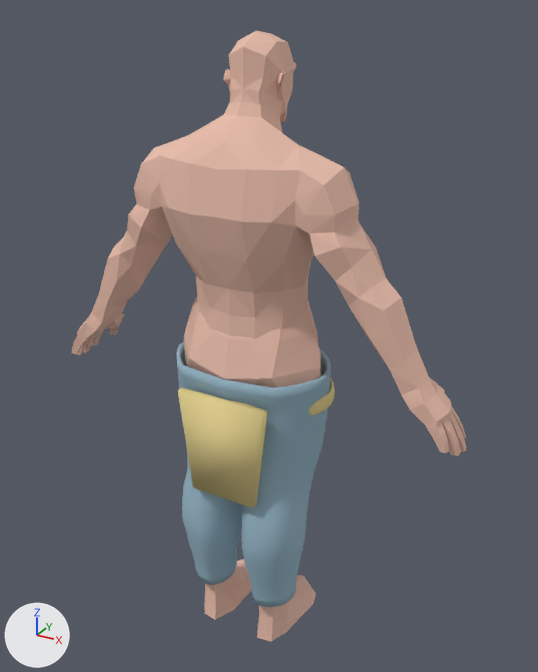
The Blender file SteveTheTroll-Blender/source/pants_v3.blend: old version first, new version second.
Both versions are drawn from a camera (50 mm lens) standing at (1.041, -1.804, 1.957) and looking at (0.023, 0.046, 1.032). Arrows for +X, +Y and +Z are at lower left; the lights stay in place. The first picture is the older version.

Before the edit, the objects in view are built like this:
```python
me_costumelegs = bpy.data.meshes.new('CostumeLegs')
me_costumelegs.from_pydata(...)  # 3480 vertices, 3478 faces; spans x -0.259..0.259, y -0.21..0.202, z 0.17..0.981
me_costumelegs.polygons.foreach_set('use_smooth', [True] * 3478)
# faces by material slot: [2746, 732]
me_costumelegs.materials.append(mat_plush_blue)  # greyish blue #95b5c5
me_costumelegs.materials.append(mat_straw_yellow)  # yellow #e7d490
me_player_female = bpy.data.meshes.new('player_female')
me_player_female.from_pydata(...)  # 1112 vertices, 1644 faces; spans x -0.67..0.67, y -0.18..0.17, z 0.0..1.91
me_player_female.materials.append(mat_reference_skin)  # beige #e7bcaa
me_player_male = bpy.data.meshes.new('player_male')
me_player_male.from_pydata(...)  # 1010 vertices, 1514 faces; spans x -0.68..0.68, y -0.21..0.17, z 0.0..1.9
me_player_male.materials.append(mat_reference_skin)  # beige #e7bcaa
ob_costumelegs = bpy.data.objects.new('CostumeLegs', me_costumelegs)
ob_costumelegs.location = (0.0, 0.0, 0.0)
ob_player_female = bpy.data.objects.new('player_female', me_player_female)
ob_player_female.location = (0.0, 0.0, 0.0)
ob_player_male = bpy.data.objects.new('player_male', me_player_male)
ob_player_male.location = (0.0, 0.0, 0.0)
```
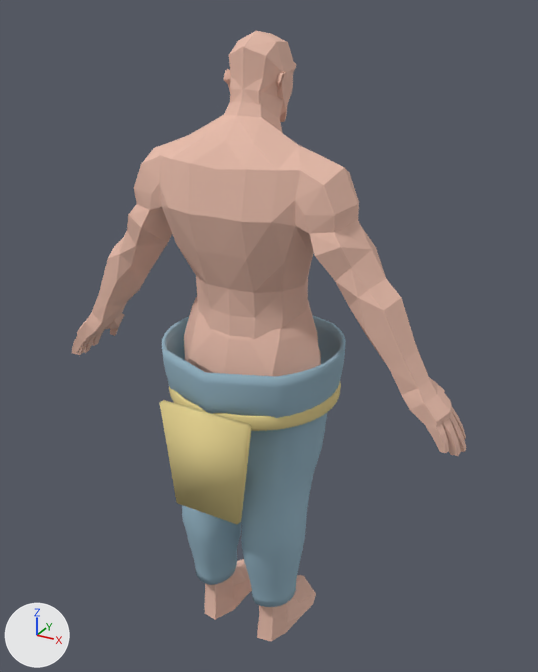
What differs and where, as boxes (x1, y1, x2, y2) in the pictures (538 x 672 px; the box of a moved part takes in the faces that stretch with it):
'CostumeLegs', reshaped (17% wider, 10% taller): before (176, 342, 335, 607); after (160, 315, 346, 607)
part 1 of me_costumelegs, moved or reshaped (mostly hidden before): before (204, 378, 335, 415); after (169, 383, 341, 431)
part 2 of me_costumelegs, moved or reshaped: before (178, 387, 268, 508); after (160, 400, 252, 524)
part 3 of me_costumelegs, moved or reshaped: before (176, 342, 331, 441); after (162, 315, 346, 441)

The change, as a diff of the scene's bpy script:
```diff
--- a/SteveTheTroll-Blender/source/pants_v3.blend.py
+++ b/SteveTheTroll-Blender/source/pants_v3.blend.py
@@ me_costumelegs @@
 # used by ob_costumelegs; location = (0.0, 0.0, 0.0)
-me_costumelegs.from_pydata(...)  # 3480 vertices, 3478 faces; spans x -0.259..0.259, y -0.21..0.202, z 0.17..0.981
+me_costumelegs.from_pydata(...)  # 3600 vertices, 3598 faces; spans x -0.277..0.277, y -0.3..0.286, z 0.17..1.04
+# me_costumelegs part 1: the loose piece of 672 vertices spanning x -0.259..0.259, y -0.183..0.181, z 0.867..0.913 is scaled about its middle by (1.04, 1.42, 1), then moved by (0.0, -0.005, 0.0)
+# me_costumelegs part 2: the loose piece of 32 vertices spanning x -0.149..0.149, y -0.21..-0.186, z 0.58..0.92 is moved by (0.0, -0.089, 0.0)
+# me_costumelegs part 3: 330 vertices moved from x -0.253..0.253, y -0.199..0.181, z 0.8..0.981 to x -0.275..0.275, y -0.282..0.269, z 0.802..0.981; 22 vertices removed from x -0.235..0.235, y -0.187..0.168, z 0.979..0.981; 142 vertices added at x -0.277..0.277, y -0.286..0.271, z 0.981..1.04
+# other edits to the shape of me_costumelegs do not show in these pictures
 me_costumelegs.materials.append(mat_plush_blue)
```
